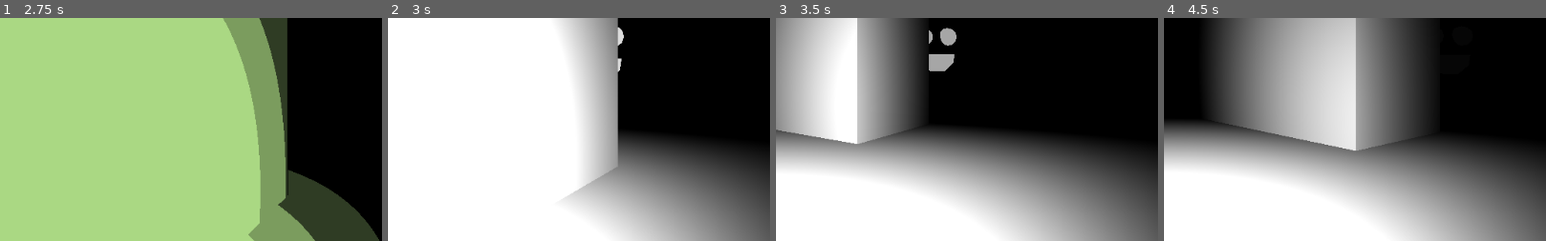
Above: before the commit, frames 1-4 (left to right).
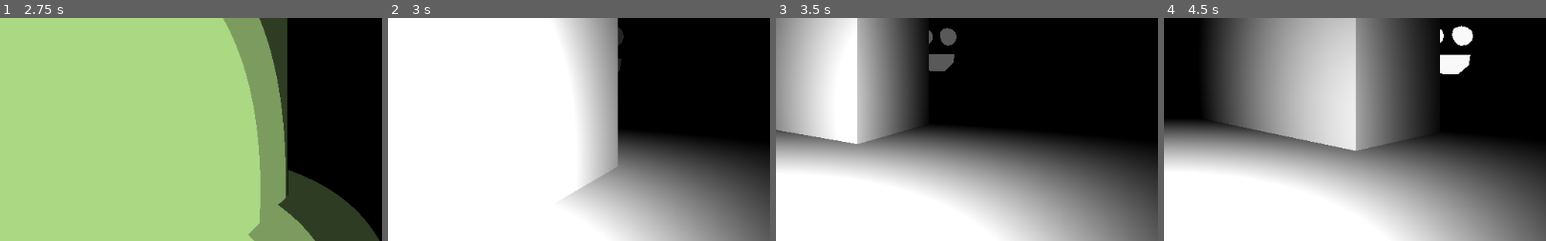
Above: after the commit, the same moments.

Repository: gilzoide/1JAM-RETRO
Game: Godot game, scene res://Main.tscn
Same seed, same stepped clock (60 frames per second), same inputs: the game is played once before the commit and once after it.
Inputs (mouse positions are % of the whole screen's width and height, from its top left):
- Up to frame 1 (2.75 s): click "Palette (P)" at 0.5 s; click "Palette (P)" at 1.25 s; click "Palette (P)" at 2 s
- Up to frame 2 (3 s): tap Enter at 2.75 s; move the mouse to (72, 45) at 2.77 s; hold S (camera_back) from 2.78 s (still down); click (72, 45) at 2.92 s
- Up to frame 3 (3.5 s): keep holding S (camera_back)
- Up to frame 4 (4.5 s): move the mouse to (30, 55) at 3.52 s; release S (camera_back) at 3.53 s; tap W (camera_forward) at 3.6 s; click (30, 55) at 3.67 s; move the mouse to (60, 28) at 4.27 s; hold Q (camera_rotate_left) from 4.28 s (still down); click (60, 28) at 4.42 s
The pictures show only the part of the screen within x 50-100%, y 45-95%; the shares and areas given below are measured in that part.

Frame 1 is identical in both runs. In frame 2, 0.2% of the frame differs, in the area x 60-62%, y 3-25%; in frame 3, 0.8%; in frame 4, 1.1%, in the area x 72-81%, y 3-26%.

Commit message:
Make glow light longer

Diff:
--- a/Glow/Glow_shader.shader
+++ b/Glow/Glow_shader.shader
@@ -3,6 +3,6 @@
 render_mode unshaded;
 
 void fragment() {
-	float time_modulation = 1.0 - abs(sin(TIME));
+	float time_modulation = abs(sin(TIME));
 	ALBEDO = vec3(time_modulation);
 }
